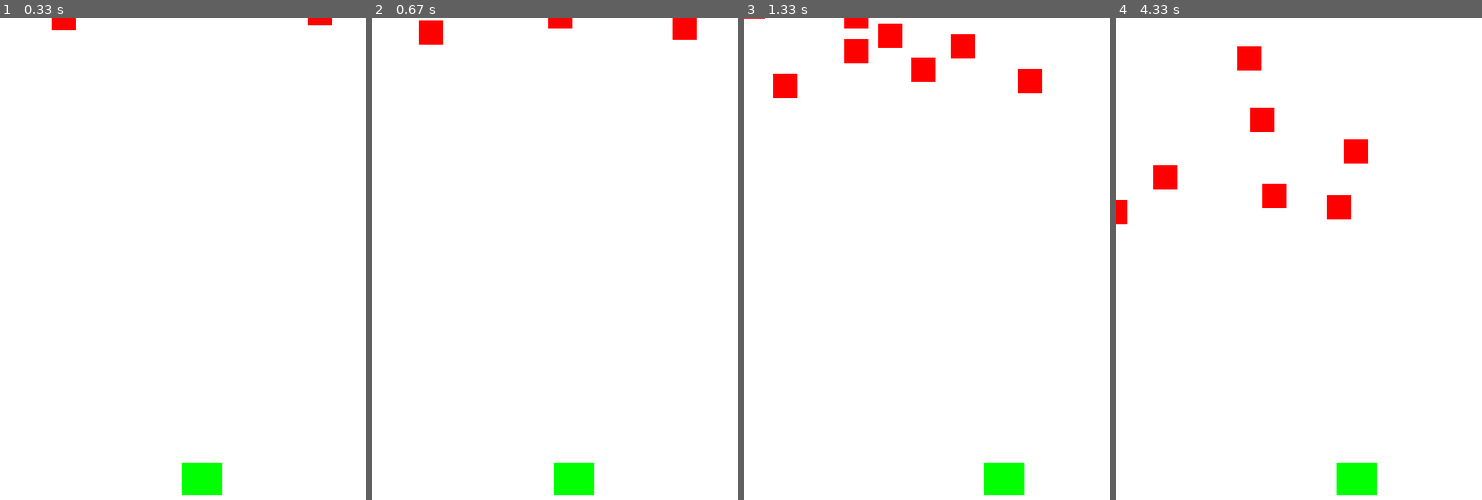
Above: before the commit, frames 1-4 (left to right).
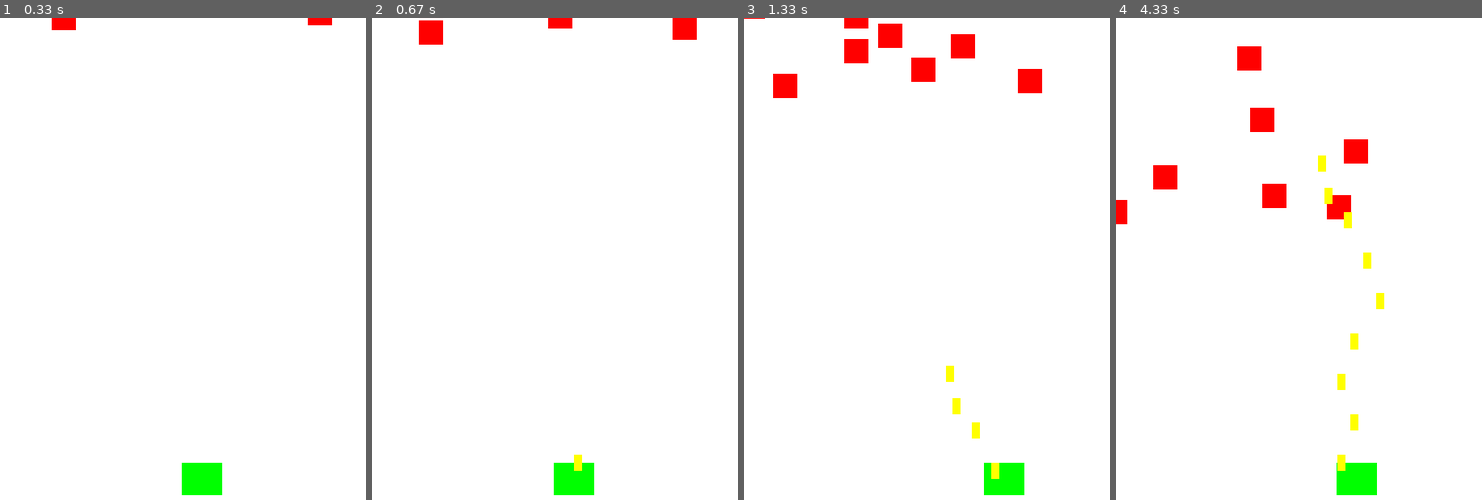
Above: after the commit, the same moments.

Repository: jichengdong/tank
Game: pygame game, started from tank/tank.py
The game is run twice, just before and just after one commit, with the same random seed, the same clock (stepped at 60 frames per second) and the same inputs.
Inputs:
- Up to frame 1 (0.33 s): no input
- Up to frame 2 (0.67 s): tap Space at 0.33 s
- Up to frame 3 (1.33 s): hold Right 0.67-1.13 s; tap Space at 0.73, 1.03, 1.23 s; hold Right from 1.17 s (still down)
- Up to frame 4 (4.33 s): release Right at 1.63 s; hold Left 1.67-2.2 s; tap Space at 1.73, 2.3, 2.8, 3.47, 4.07 s; hold Left 2.23-2.7 s; hold Right 2.73-3.37 s; hold Left 3.4-3.97 s; hold Right from 4 s (still down)

Frame 1 is identical in both runs. In frame 2, less than 0.1% of the frame differs, in the area x 55-58%, y 90-94%; in frame 3, 0.3%; in frame 4, 0.7%, in the area x 55-74%, y 28-94%.

Commit message:
射击(╯‵□′)╯炸弹！•••*～●

Diff:
--- a/tank/tank.py
+++ b/tank/tank.py
@@ -7,6 +7,12 @@
 WHITE = (255,255,255)
 GREEN = (0,255,0)
 RED = (255,0,0)
+YELLOW = (255,255,0)
+
+
+
+
+
 
 # 最新版 2023 10 19号
 
@@ -41,6 +47,33 @@
 
         if self.rect.left  < 0:
                 self.rect.left = 0
+
+    def shoot(self):
+        bullet = Bullet(self.rect.centerx,self.rect.centery)
+        all_sprites.add(bullet)
+class Bullet(pygame.sprite.Sprite):
+    def __init__(self,x,y):
+        pygame.sprite.Sprite.__init__(self)
+        self.image = pygame.Surface((10,20))
+        self.image.fill(YELLOW)
+
+        self.rect = self.image.get_rect()
+        self.rect.x = x
+        self.rect.y = y
+
+        self.speedy = -10
+
+
+
+    def update(self):
+        self.rect.y += self.speedy
+
+        if self.rect.bottom < 0:
+            self.kill()
+
+
+
+
 
 class Rock(pygame.sprite.Sprite):
     def __init__(self):
@@ -84,6 +117,13 @@
     for event in pygame.event.get():
         if event.type == pygame.QUIT:
             running = False
+        elif event.type == pygame.KEYDOWN:
+             if event.key == pygame.K_SPACE:
+                 player.shoot()
+
+
+
+
         #更新游戏
         all_sprites.update()
         #显示画面
